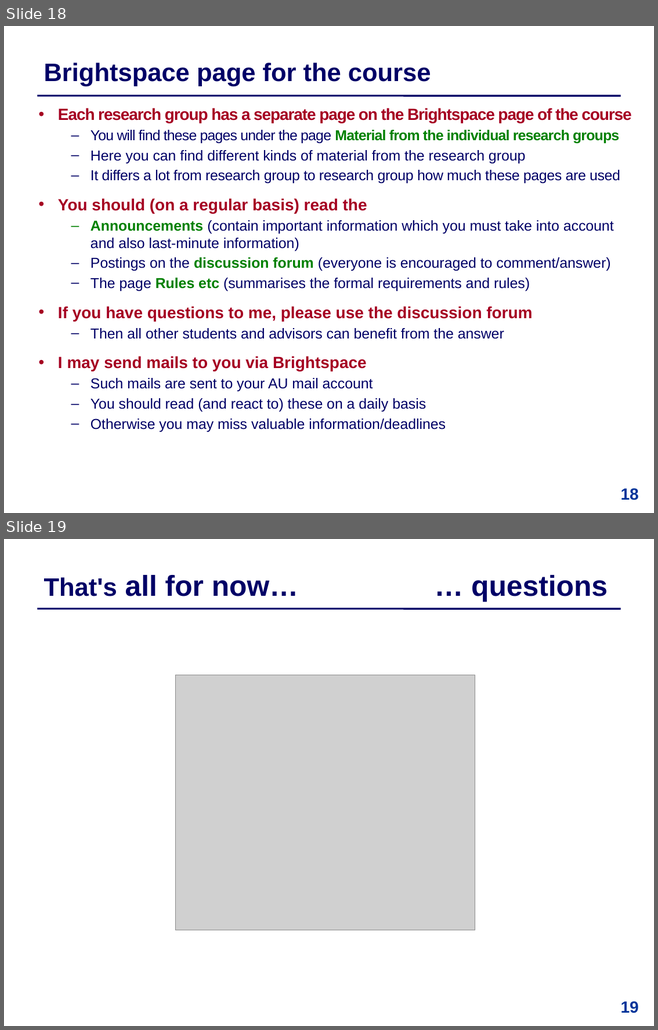
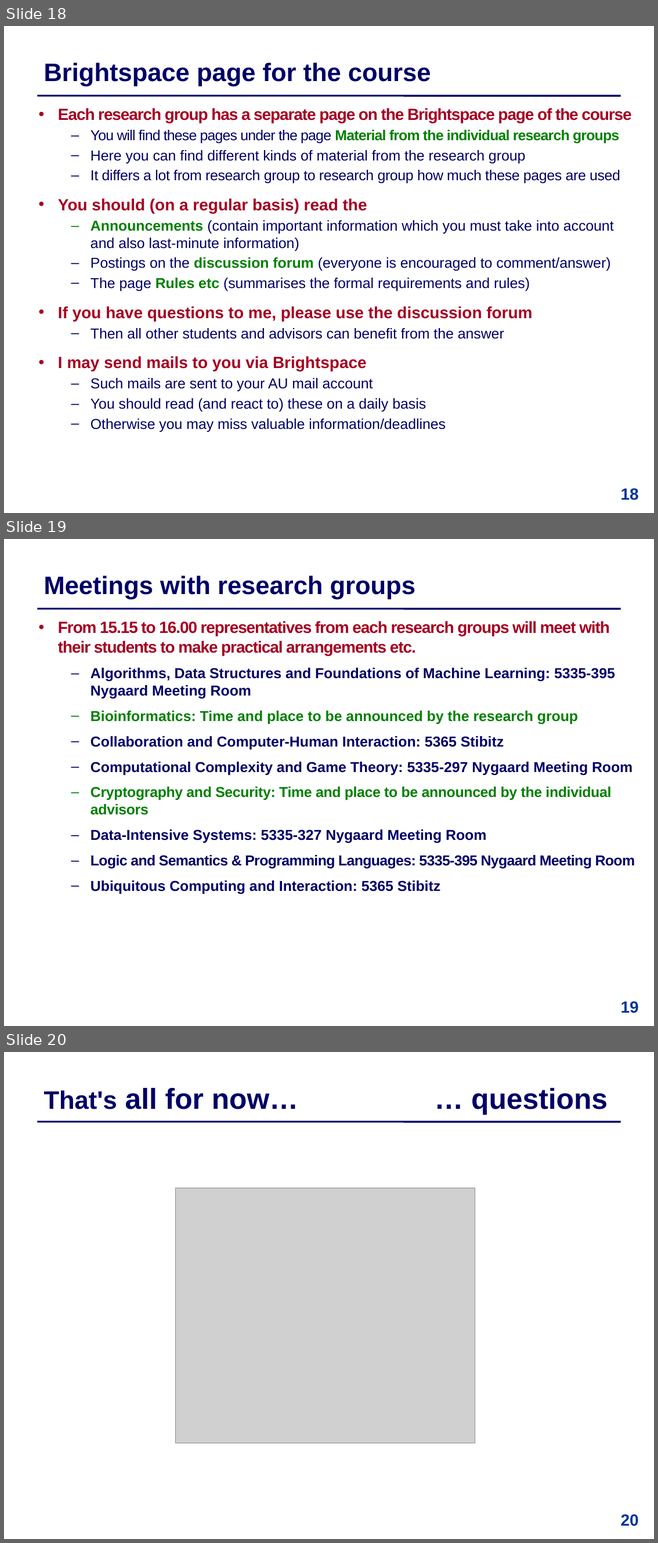
Before and after one commit to IntProgAU/Materiale, a slide deck: web/b22/1 Bachelor Contract .pptx. Shown one above the other, each under a label of ours: slides 18 and 19 before the commit, slides 18, 19 and 20 after it. The pictures are 658x1030 and 658x1543 pixels, drawn with LibreOffice and Linux fonts; fonts in the diff are those of the drawing; grey boxes stand for pictures. Boxes give left, top, right and bottom in pixels: in the first picture for what was removed or moved away, otherwise in the second. Text is boxed around its words. In the diff, an @@ line names an element or a change of style, - is before the commit and + after.

```diff
--- a/web/b22/1 Bachelor Contract .pptx
+++ b/web/b22/1 Bachelor Contract .pptx
@@ slide 19 added at [4,539,654,1026], background #FFFFFF; not listed: 1 template element that a slide beside it also shows @@
@@ title added at [44,576,415,599], 28 pt, text #000066, bold @@
+Meetings with research groups
@@ text added at [58,621,635,895], 16 pt, text #000066, bold @@
+  • From 15.15 to 16.00 representatives from each research groups will meet with their students to make practical arrangements etc.
+  – Algorithms, Data Structures and Foundations of Machine Learning: 5335-395 Nygaard Meeting Room
+  – Bioinformatics: Time and place to be announced by the research group
+  – Collaboration and Computer-Human Interaction: 5365 Stibitz
+  – Computational Complexity and Game Theory: 5335-297 Nygaard Meeting Room
+  – Cryptography and Security: Time and place to be announced by the individual advisors
+  – Data-Intensive Systems: 5335-327 Nygaard Meeting Room
+  – Logic and Semantics & Programming Languages: 5335-395 Nygaard Meeting Room
+  – Ubiquitous Computing and Interaction: 5365 Stibitz
@@ page number added at [621,1001,639,1013], 18 pt, text #003399, bold @@
+19
@@ what was slide 19 is now slide 20 @@
@@ page number at [621,1514,639,1526]: text changed @@
-19
+20
```
